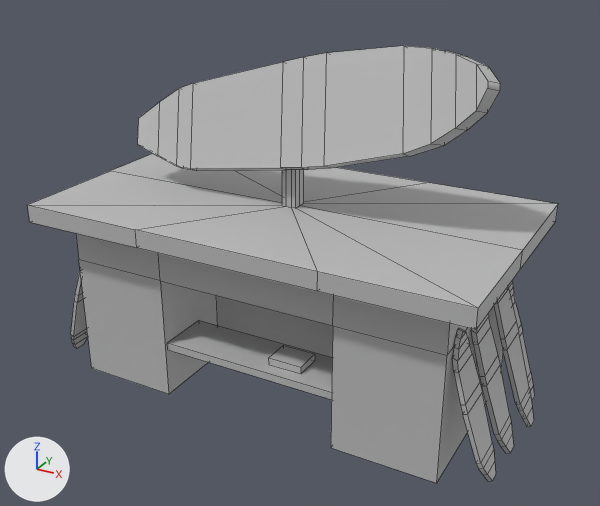
An edit to the FBX model Assets/Art/Meshes/stand de surfeur.fbx, drawn before and after from the same camera.
Rendered twice from a 50 mm lens placed at (9.21, -9.89, 8.24), pointed at (2.96, 1.46, 2.57). The axes (+X, +Y, +Z) are drawn at lower left. The lights are the same throughout. Mesh edges are drawn as thin lines. Where no turn or scale is listed for an object, it has been applied to the vertices.

Objects in the first picture: 'stand_de_surf'.
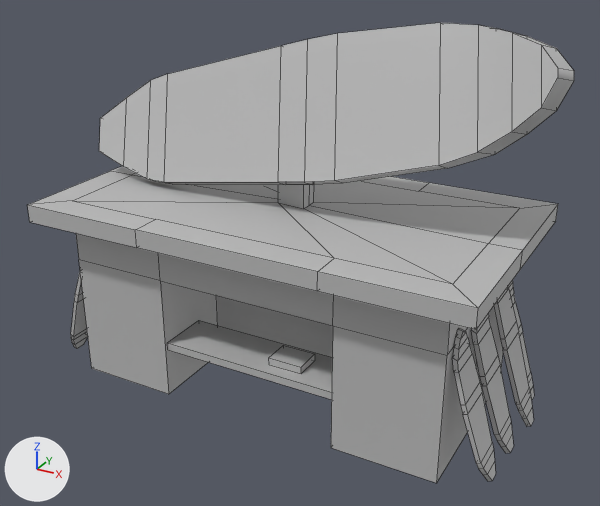
Where the newer file only moved an object's origin or applied its transform, the numbers keep the older frame.

Where the change shows, as pixel boxes (x1, y1, x2, y2) in the pictures (600 x 506 px; the box of a moved part takes in the faces that stretch with it):
'stand_de_surf', reshaped: before (27, 46, 558, 483); after (27, 23, 574, 483)
part 1 of me_mesh, moved or reshaped: before (138, 46, 500, 171); after (99, 23, 574, 185)
part 2 of me_mesh, moved or reshaped: before (29, 154, 558, 308); after (29, 166, 558, 308)

Patch to the scene script:
```diff
--- a/Assets/Art/Meshes/stand de surfeur.fbx.py
+++ b/Assets/Art/Meshes/stand de surfeur.fbx.py
@@ me_mesh @@
 # used by ob_stand_de_surf; location = (2.71, 1.67, 0.0)
-me_mesh.from_pydata(...)  # 490 vertices, 457 faces; spans x -4.29..4.29, y -2.19..2.19, z 0.0..6.1
+me_mesh.from_pydata(...)  # 492 vertices, 468 faces; spans x -4.29..4.35, y -2.19..2.19, z 0.0..6.45
+# me_mesh part 1: the loose piece of 48 vertices spanning x -3.17..3.38, y -0.45..0.49, z 3.7..6.1 is multiplied about its middle by the matrix ((1.296, 0.0, 0.0), (0.0, 1.296, 0.0), (0.0, 0.0, 1.296)), then moved by (0.0, 0.08, 0.0)
+# me_mesh part 2
+# 18 vertices are removed from x -0.12..0.14, y -0.14..0.14, z 3.34..4.95
+# 20 faces are deleted
+# 2 vertices move from x -0.05..0.06, y -0.14..0.14, z 3.34 to x -1.61..1.62, y -1.67..1.67, z 3.34
+# 20 vertices are added at x -3.4..3.41, y -1.67..1.67, z 3.34..4.95
+# 26 new faces join them
 me_mesh.materials.append(mat_lambert1)
```
